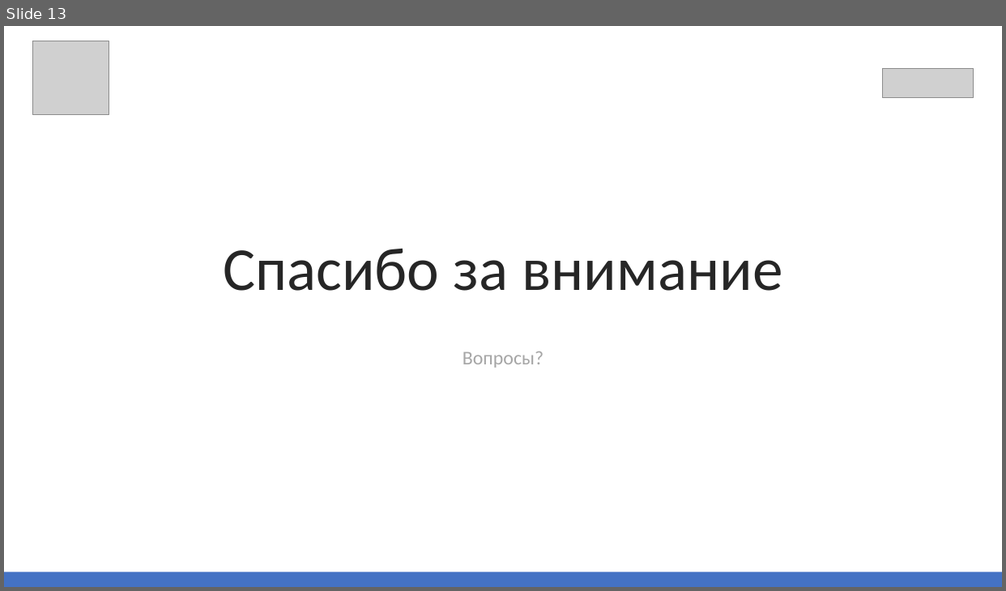
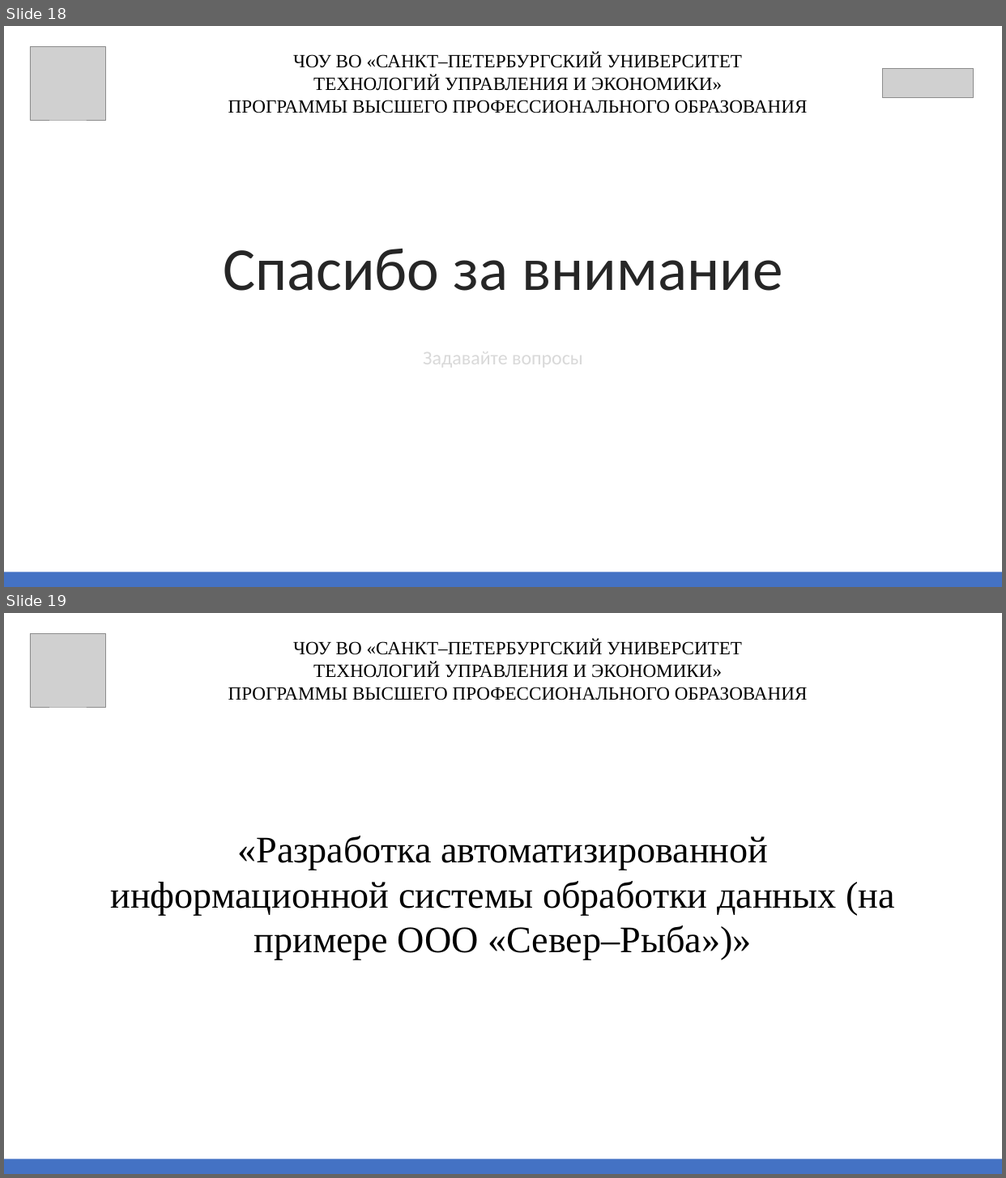
Before and after one commit to katarymba/preza, a slide deck: Презентация.pptx. Shown one above the other, each under a label of ours: slide 13 before the commit, slides 18 and 19 after it. The pictures are 1006x591 and 1006x1178 pixels, drawn with LibreOffice and Linux fonts; fonts in the diff are those of the drawing; grey boxes stand for pictures. Boxes give left, top, right and bottom in pixels: in the first picture for what was removed or moved away, otherwise in the second. Text is boxed around its words. In the diff, an @@ line names an element or a change of style, - is before the commit and + after.

```diff
--- a/Презентация.pptx
+++ b/Презентация.pptx
@@ slide 19 added at box(4, 613, 1002, 1174), background #FFFFFF; not listed: 1 template element that a slide beside it also shows @@
@@ picture added at box(30, 634, 106, 707) @@
@@ text added at box(228, 640, 808, 700), 27 pt, text #000000 @@
+ЧОУ ВО «САНКТ–ПЕТЕРБУРГСКИЙ УНИВЕРСИТЕТ
+ТЕХНОЛОГИЙ УПРАВЛЕНИЯ И ЭКОНОМИКИ»
+ПРОГРАММЫ ВЫСШЕГО ПРОФЕССИОНАЛЬНОГО ОБРАЗОВАНИЯ
@@ rectangle added at box(887, 645, 977, 672), fill #FFFFFF, outline #FFFFFF 1 pt @@
@@ text added at box(111, 836, 895, 960), 54 pt, text #000000 @@
+«Разработка автоматизированной информационной системы обработки данных (на примере ООО «Север–Рыба»)»
@@ what was slide 13 is now slide 18 @@
@@ slide 18 changed as well @@
@@ picture: place and size @@
-picture at box(32, 41, 108, 114)
+picture at box(30, 47, 106, 120)
@@ text added at box(228, 53, 808, 113), 27 pt, text #000000 @@
+ЧОУ ВО «САНКТ–ПЕТЕРБУРГСКИЙ УНИВЕРСИТЕТ
+ТЕХНОЛОГИЙ УПРАВЛЕНИЯ И ЭКОНОМИКИ»
+ПРОГРАММЫ ВЫСШЕГО ПРОФЕССИОНАЛЬНОГО ОБРАЗОВАНИЯ
@@ text at box(423, 346, 583, 369): text changed; text colour #A6A6A6 to #D9D9D9 @@
-Вопросы?
+Задавайте вопросы
```
Also in this commit, not shown: 5 other slides changed, 12 other slides added, 7 slides removed.
